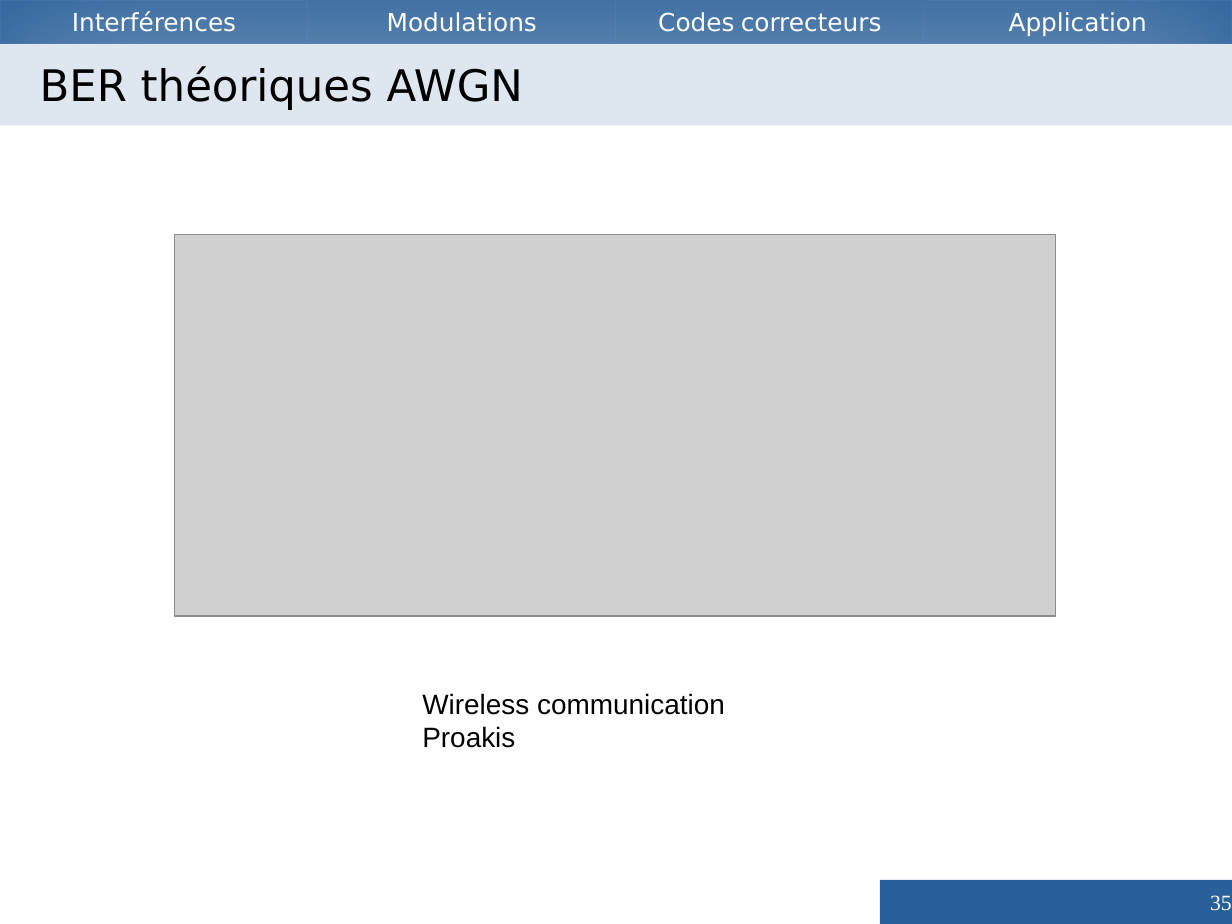
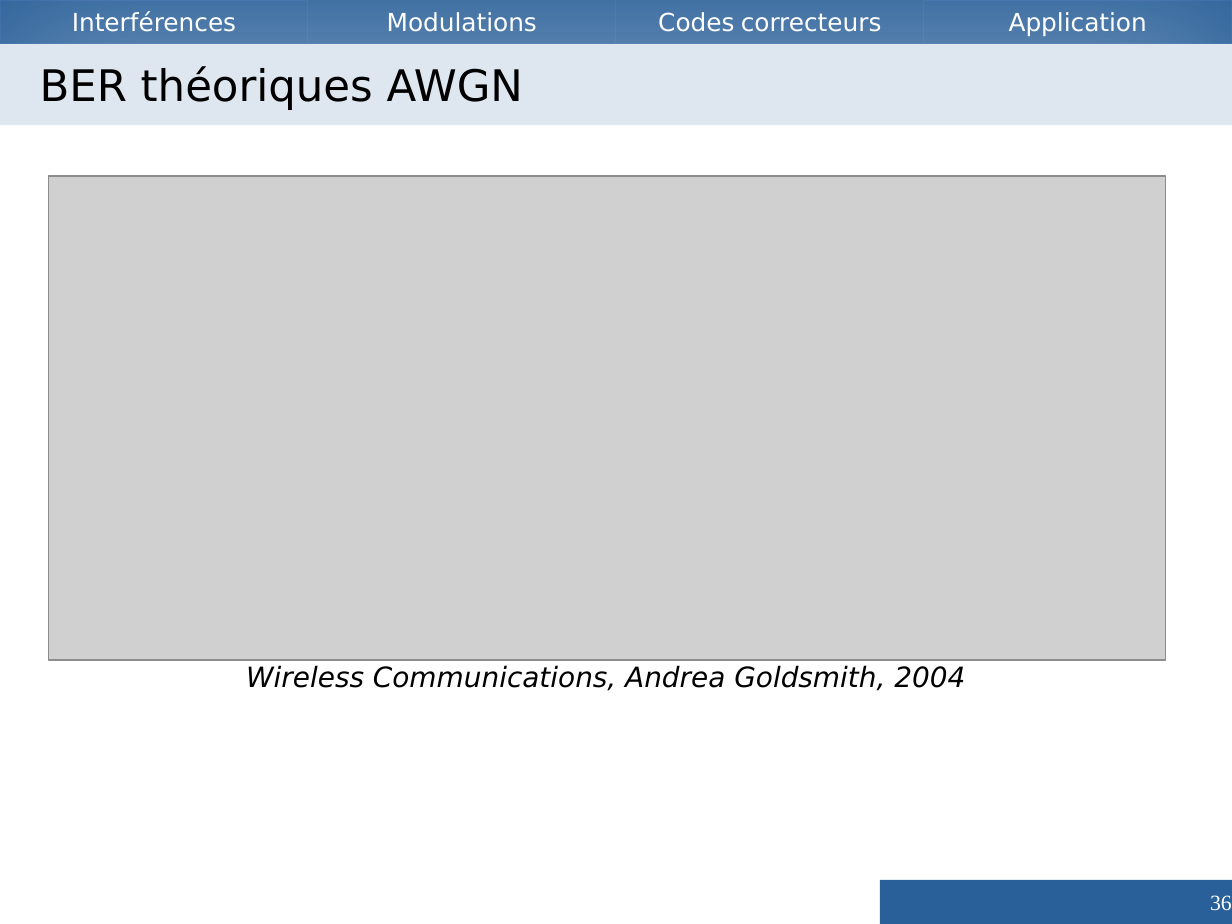
Before and after one commit to Vzrod/tipe, a slide deck: slide 36 of TIPE - Copie.odp (slide 35 before the commit). Drawn at 1232x924 pixels with LibreOffice and Linux fonts; fonts in the diff are those of the drawing; grey boxes stand for pictures. Boxes give left, top, right and bottom in pixels: in the first picture for what was removed or moved away, otherwise in the second. Text is boxed around its words. In the diff, an @@ line names an element or a change of style, - is before the commit and + after.

```diff
--- a/TIPE - Copie.odp
+++ b/TIPE - Copie.odp
@@ picture: place and size @@
-picture at box(174, 235, 1056, 617)
+picture at box(49, 176, 1167, 660)
@@ text added at box(246, 665, 965, 691), 18 pt, text #000000, italic @@
+Wireless Communications, Andrea Goldsmith, 2004
@@ text removed at box(422, 693, 725, 748) @@
-Wireless communication Proakis
@@ page number at box(1210, 895, 1232, 911): text changed @@
-35
+36
```
Also in this commit, not shown: 16 other slides changed, 7 slides added, 7 slides removed, 4 other files.
